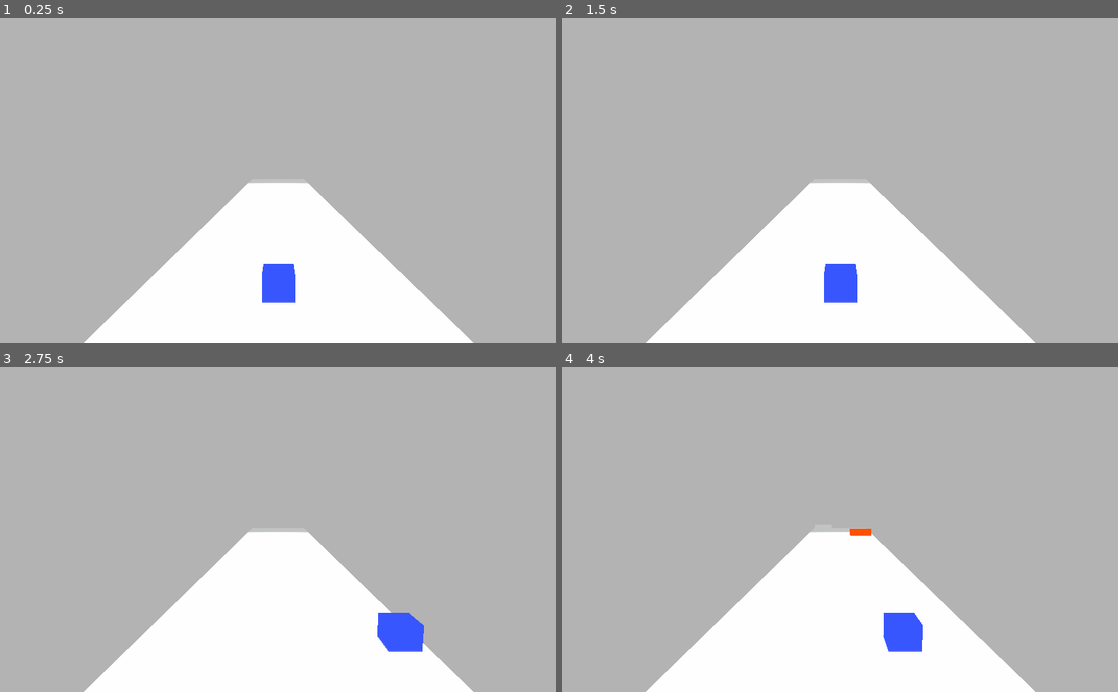
Above: before the commit, frames 1-4 (two rows, left to right).
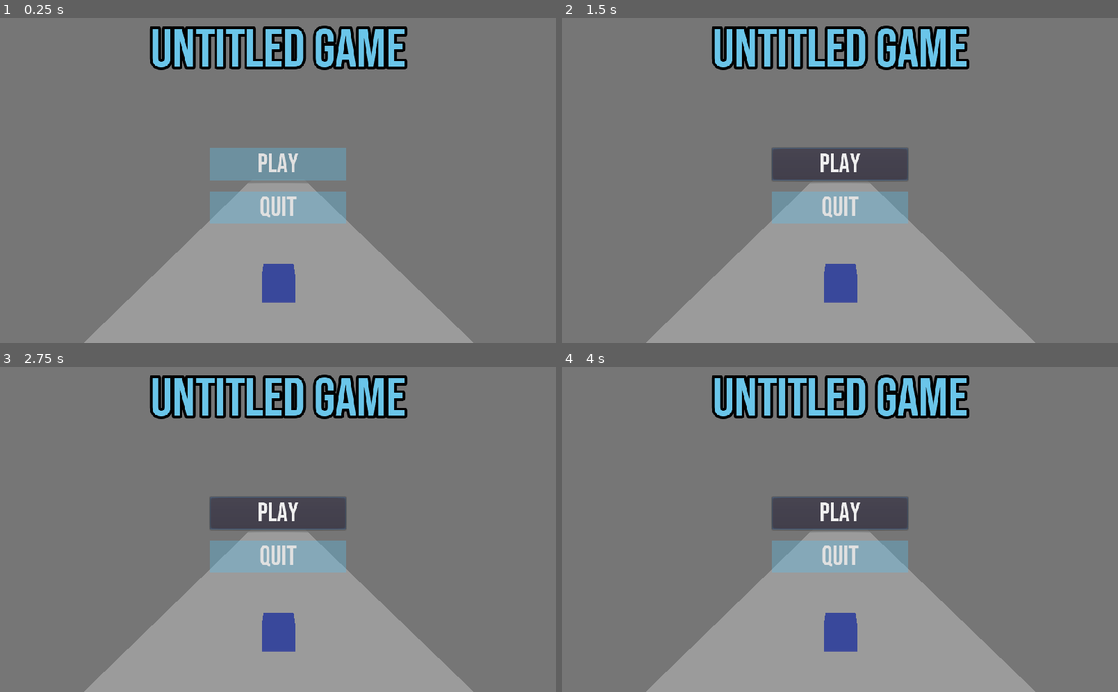
Above: after the commit, the same moments.

Repository: CrealStudio/Godot-Brackeys
Game: Godot game, scene res://scenes/World.tscn
The game is run twice, just before and just after one commit, with the same random seed, the same clock (stepped at 60 frames per second) and the same inputs.
Inputs (mouse positions are in pixels of both pictures, inside the frame that each line leads up to):
- Up to frame 1 (0.25 s): no input
- Up to frame 2 (1.5 s): click (840, 164) at 0.5 s, where only the run after the commit has a clickable "PLAY"; click (840, 164) at 1.25 s, where only the run after the commit has a clickable "PLAY"
- Up to frame 3 (2.75 s): tap Enter at 2 s; hold D (right) from 2.03 s (still down)
- Up to frame 4 (4 s): release D (right) at 2.78 s; hold A (left) 2.78-3.53 s; hold D (right) from 3.53 s (still down)

The runs differ from the first frame. In frame 1, 100% of the frame differs, in the area x 0-100%, y 0-100%; in frame 2, 100%; in frame 3, 100%; in frame 4, 100%.

Commit message:
menu start

Diff:
--- a/Bracckeys but godot/scenes/World.tscn
+++ b/Bracckeys but godot/scenes/World.tscn
@@ -1,10 +1,11 @@
-[gd_scene load_steps=13 format=2]
+[gd_scene load_steps=16 format=2]
 
 [ext_resource path="res://scenes/Player.tscn" type="PackedScene" id=1]
 [ext_resource path="res://scenes/Floor.tscn" type="PackedScene" id=2]
 [ext_resource path="res://scripts/World.gd" type="Script" id=3]
 [ext_resource path="res://scenes/HitObjects.tscn" type="PackedScene" id=4]
 [ext_resource path="res://assets/font/BebasNeue-Regular.ttf" type="DynamicFontData" id=5]
+[ext_resource path="res://scenes/button_theme.tres" type="Theme" id=6]
 
 [sub_resource type="BoxShape" id=1]
 extents = Vector3( 8, 4, 1 )
@@ -46,6 +47,17 @@
 outline_size = 3
 outline_color = Color( 0, 0, 0, 1 )
 font_data = ExtResource( 5 )
+
+[sub_resource type="DynamicFont" id=8]
+size = 100
+outline_size = 5
+outline_color = Color( 0, 0, 0, 1 )
+font_data = ExtResource( 5 )
+
+[sub_resource type="Theme" id=9]
+default_font = SubResource( 8 )
+Label/colors/font_color = Color( 0.419608, 0.776471, 0.917647, 1 )
+Label/styles/normal = null
 
 [node name="World" type="Spatial"]
 script = ExtResource( 3 )
@@ -131,11 +143,51 @@
 custom_fonts/font = SubResource( 7 )
 text = "Score: 0"
 
-[node name="CanvasLayer2" type="CanvasLayer" parent="."]
+[node name="MainMenu" type="CanvasLayer" parent="."]
 
-[node name="Label" type="Label" parent="CanvasLayer2"]
-margin_right = 40.0
-margin_bottom = 14.0
+[node name="ColorRect" type="ColorRect" parent="MainMenu"]
+anchor_right = 1.0
+anchor_bottom = 1.0
+color = Color( 0.231373, 0.231373, 0.231373, 0.505882 )
+
+[node name="Label" type="Label" parent="MainMenu"]
+anchor_left = 0.5
+anchor_right = 0.5
+margin_left = -235.0
+margin_right = 235.0
+margin_bottom = 120.0
+theme = SubResource( 9 )
+text = "UNTITLED GAME"
+align = 3
+
+[node name="VBoxContainer" type="VBoxContainer" parent="MainMenu"]
+anchor_left = 0.5
+anchor_top = 0.5
+anchor_right = 0.5
+anchor_bottom = 0.5
+margin_left = -125.0
+margin_top = -60.0
+margin_right = 125.0
+margin_bottom = 40.0
+size_flags_vertical = 4
+size_flags_stretch_ratio = 0.0
+custom_constants/separation = 20
+alignment = 1
+
+[node name="Play" type="Button" parent="MainMenu/VBoxContainer"]
+margin_right = 250.0
+margin_bottom = 60.0
+size_flags_vertical = 2
+size_flags_stretch_ratio = 0.0
+theme = ExtResource( 6 )
+text = "PLAY"
+
+[node name="Quit" type="Button" parent="MainMenu/VBoxContainer"]
+margin_top = 80.0
+margin_right = 250.0
+margin_bottom = 140.0
+theme = ExtResource( 6 )
+text = "QUIT"
 
 [connection signal="body_entered" from="Area" to="." method="_on_Area_body_entered"]
 [connection signal="timeout" from="SpawnPoints/Timer" to="." method="_on_Timer_timeout"]
--- /dev/null
+++ b/Bracckeys but godot/scenes/button_theme.tres
@@ -0,0 +1,14 @@
+[gd_resource type="Theme" load_steps=4 format=2]
+
+[ext_resource path="res://assets/font/BebasNeue-Regular.ttf" type="DynamicFontData" id=1]
+
+[sub_resource type="DynamicFont" id=10]
+size = 50
+font_data = ExtResource( 1 )
+
+[sub_resource type="StyleBoxFlat" id=12]
+bg_color = Color( 0.352941, 0.760784, 0.941176, 0.337255 )
+
+[resource]
+Button/fonts/font = SubResource( 10 )
+Button/styles/normal = SubResource( 12 )
--- a/Bracckeys but godot/scripts/Global.gd
+++ b/Bracckeys but godot/scripts/Global.gd
@@ -7,6 +7,10 @@
 var time_start = 0
 var time_now = 0
 
+var CanCount :bool= false
+var CanSpawn : bool = false
+var CanMove : bool = false
+
 func _ready():
 	time_start = OS.get_unix_time()
 
--- a/Bracckeys but godot/scripts/Player.gd
+++ b/Bracckeys but godot/scripts/Player.gd
@@ -2,12 +2,14 @@
 
 var velocity = Vector3()
 export var speed = 15
+var CanMove : bool = false
 
 func _physics_process(delta):
-	if Input.is_action_pressed("left"):
-		velocity.x = -speed
-	elif Input.is_action_pressed("right"):
-		velocity.x = speed
-	else:
-		velocity.x = 0
-	move_and_slide(velocity)
+	if Global.CanMove:
+		if Input.is_action_pressed("left"):
+			velocity.x = -speed
+		elif Input.is_action_pressed("right"):
+			velocity.x = speed
+		else:
+			velocity.x = 0
+		move_and_slide(velocity)
--- a/Bracckeys but godot/scripts/World.gd
+++ b/Bracckeys but godot/scripts/World.gd
@@ -10,23 +10,24 @@
 var SpawnFrequency : float = .5
 
 func _process(delta):
-	ScoreLabel.text = "Score: " + str(Global.score)
+	if Global.CanCount:
+		ScoreLabel.text = "Score: " + str(Global.score)
 
 func _on_Area_body_entered(body):
-	if body.is_in_group("Player"):
-		pass
+	pass
 
 func _ready():
 	SpawnTimer.wait_time = SpawnFrequency
 	SpawnTimer.start(SpawnFrequency)
 
 func spawnObjects():
-	var Blocks = HitObjects.instance()
-	add_child(Blocks)
-	var spawn_choices = [spawn1, spawn2, spawn3]
-	var i = randi() % spawn_choices.size()
-	Blocks.global_transform = spawn_choices[i].global_transform
-	Blocks.scale.x = rand_range(1, 4)
+	if Global.CanSpawn:
+		var Blocks = HitObjects.instance()
+		add_child(Blocks)
+		var spawn_choices = [spawn1, spawn2, spawn3]
+		var i = randi() % spawn_choices.size()
+		Blocks.global_transform = spawn_choices[i].global_transform
+		Blocks.scale.x = rand_range(1, 4)
 
 func _on_Timer_timeout():
 	spawnObjects()
